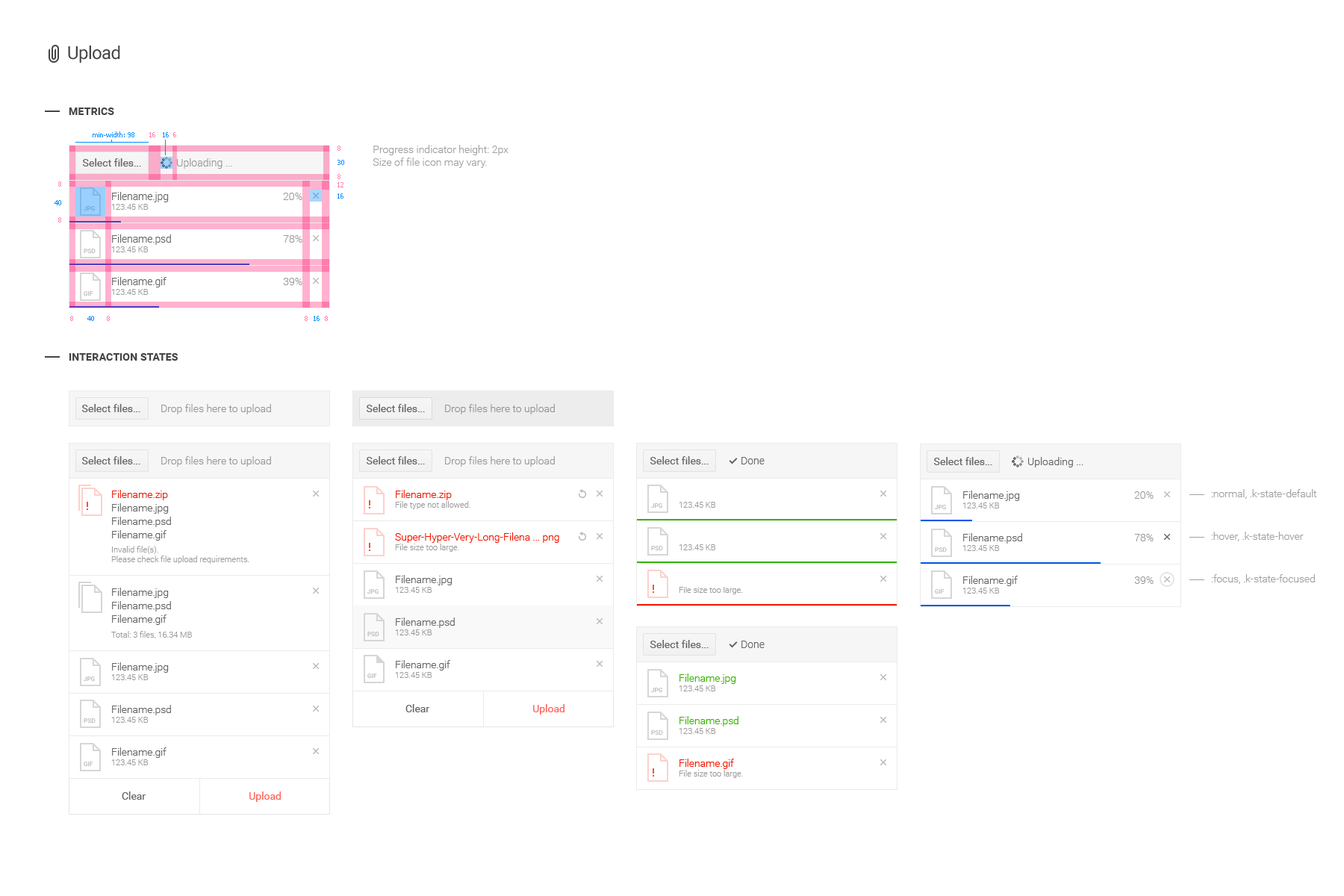
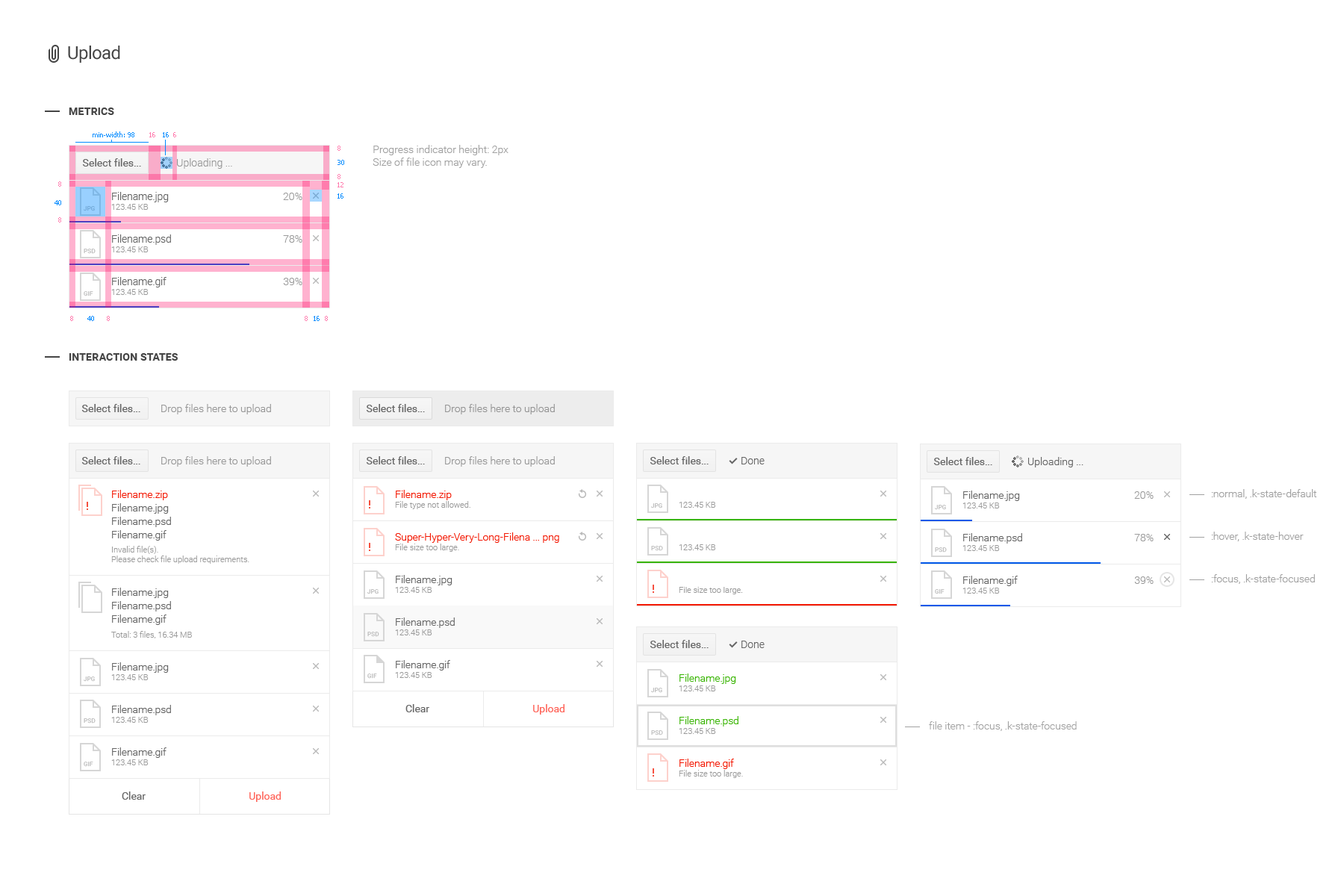
The second 1344px x 896px image is a revision of the first. Changes to its layers:
added layer "file item - :focus, .k-state-focused" in group "Uploading" over box(928, 721, 1077, 731)
added layer "leaders" (1st of 2, in "Interaction states" › "Uploading") in group "Uploading" over box(904, 726, 920, 727)
added layer "focus-state" in group "Done" over box(636, 704, 897, 747)
